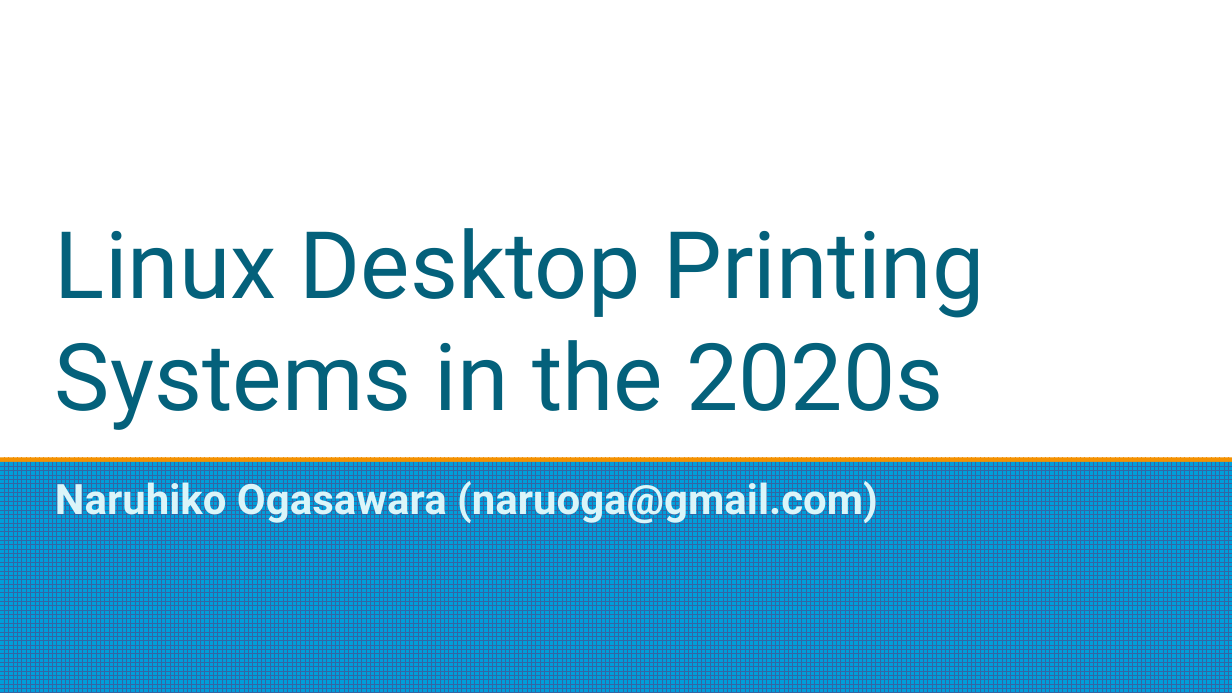
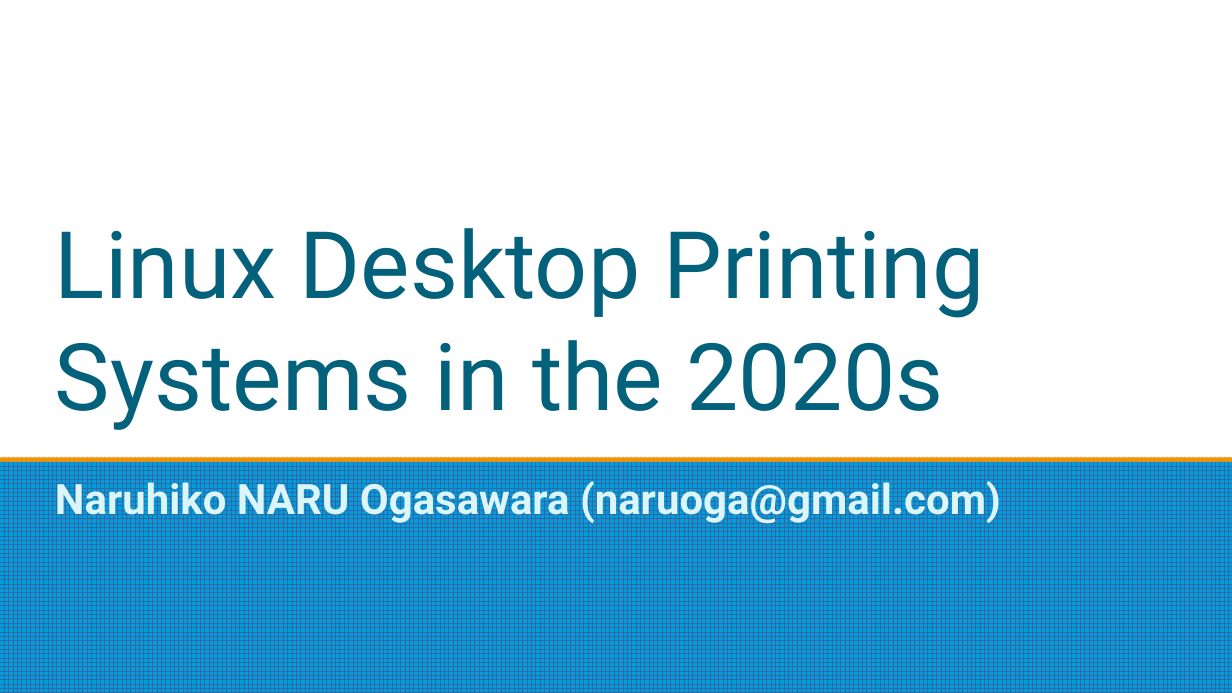
Before and after one commit to naruoga/presentations, a slide deck: slide 1 of COSCUP2023_Desktop_Printing.odp. Drawn at 1232x693 pixels with LibreOffice and Linux fonts; fonts in the diff are those of the drawing. Boxes give left, top, right and bottom in pixels: in the first picture for what was removed or moved away, otherwise in the second. Text is boxed around its words. In the diff, an @@ line names an element or a change of style, - is before the commit and + after.

Commit message:
COSCUP2023 Printing final version

```diff
--- a/COSCUP2023_Desktop_Printing.odp
+++ b/COSCUP2023_Desktop_Printing.odp
@@ subtitle at (55, 476, 1001, 525): text changed @@
-Naruhiko Ogasawara (naruoga@gmail.com)
+Naruhiko NARU Ogasawara (naruoga@gmail.com)
```
Also in this commit, not shown: 4 other slides changed.
